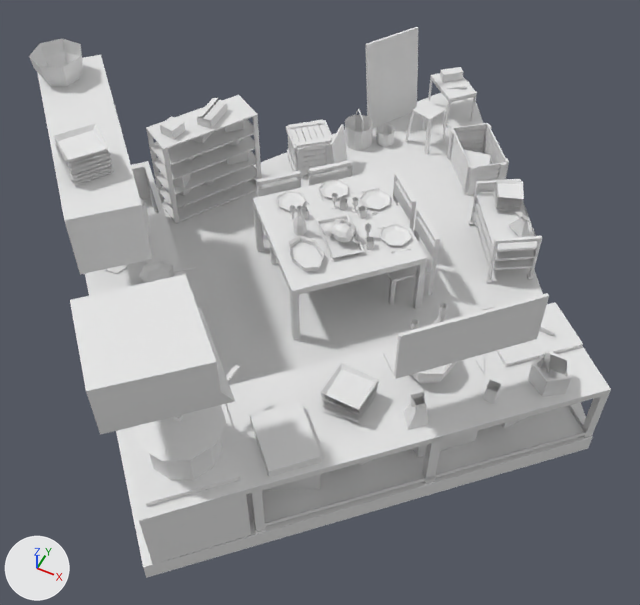
Two versions of the glTF model static/assets/hub/peinture.glb, one commit apart.
One viewpoint serves both versions: a 50 mm lens placed at (7.38, -1.42, 18.51), pointed at (0.38, 12.58, 1.0). Lighting does not change. The marker at lower left points along +X, +Y and +Z. Where no turn or scale is listed for an object, it has been applied to the vertices. Vertices at the same position are counted once.
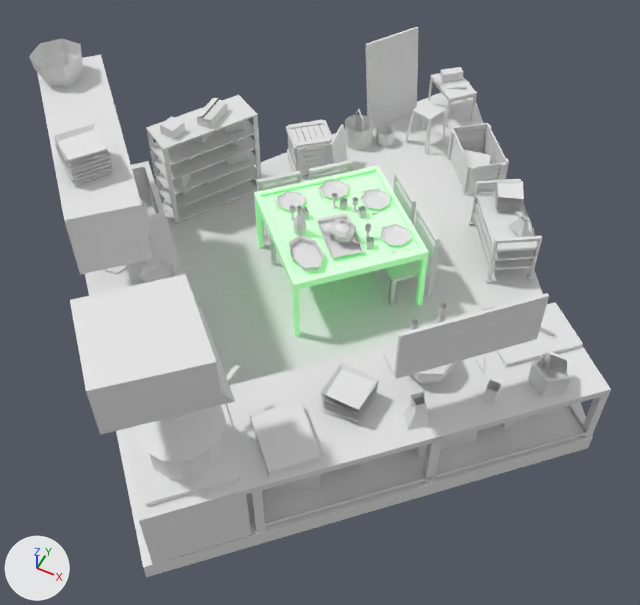
Where the newer file only moved an object's origin or applied its transform, the numbers keep the older frame.

What differs and where, as boxes [x1, y1, x2, y2] in the pictures (640 x 605 px):
'Cube', reshaped, moved, rescaled
    before: [253, 171, 428, 340]
    after: [254, 166, 429, 336]

What the commit changed:
Material 'Cuisine' (mat_cuisine) is new.
Its base color is (0.8, 0.8, 0.8) (white #e7e7e7).
Its emission color is (0.0, 0.4, 0.0167) (green #00aa23).
Its emission strength is 1.0.
me_cube_048 is used by ob_cube; location (-0.04, 14.47, 0.97); rotation (0.0, 0.0, -2.356), in degrees (0, 0, -135); scale (0.642, 0.642, 0.786).
me_cube_048 had 40 vertices, 74 faces and spanned x -2.89..2.89, y -2.89..2.89, z -1.25..1.25.
me_cube_048 now has 72 vertices, 138 faces and spans x -1.0..1.0, y -1.0..1.0, z -1.0..1.82.
me_cube_048 part 1: the whole mesh is rebuilt.
me_cube_048 now uses material mat_cuisine (white #e7e7e7).
Object 'Cube' (ob_cube) moves from (-0.04, 14.47, 0.97) to (-0.07, 14.61, 0.71).
Object 'Cube' (ob_cube) is rescaled from (0.642, 0.642, 0.786) to (1.85, 1.85, 0.734).
